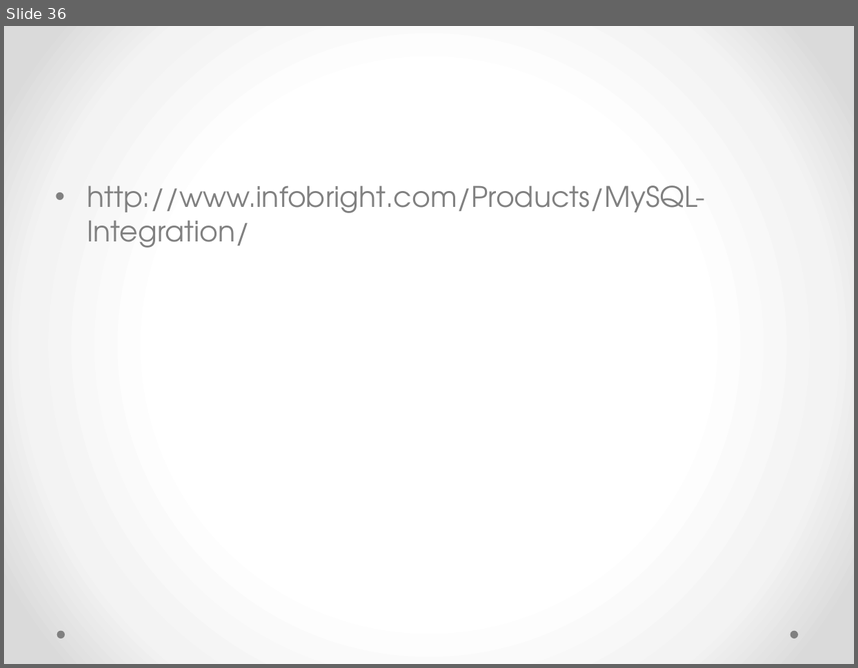
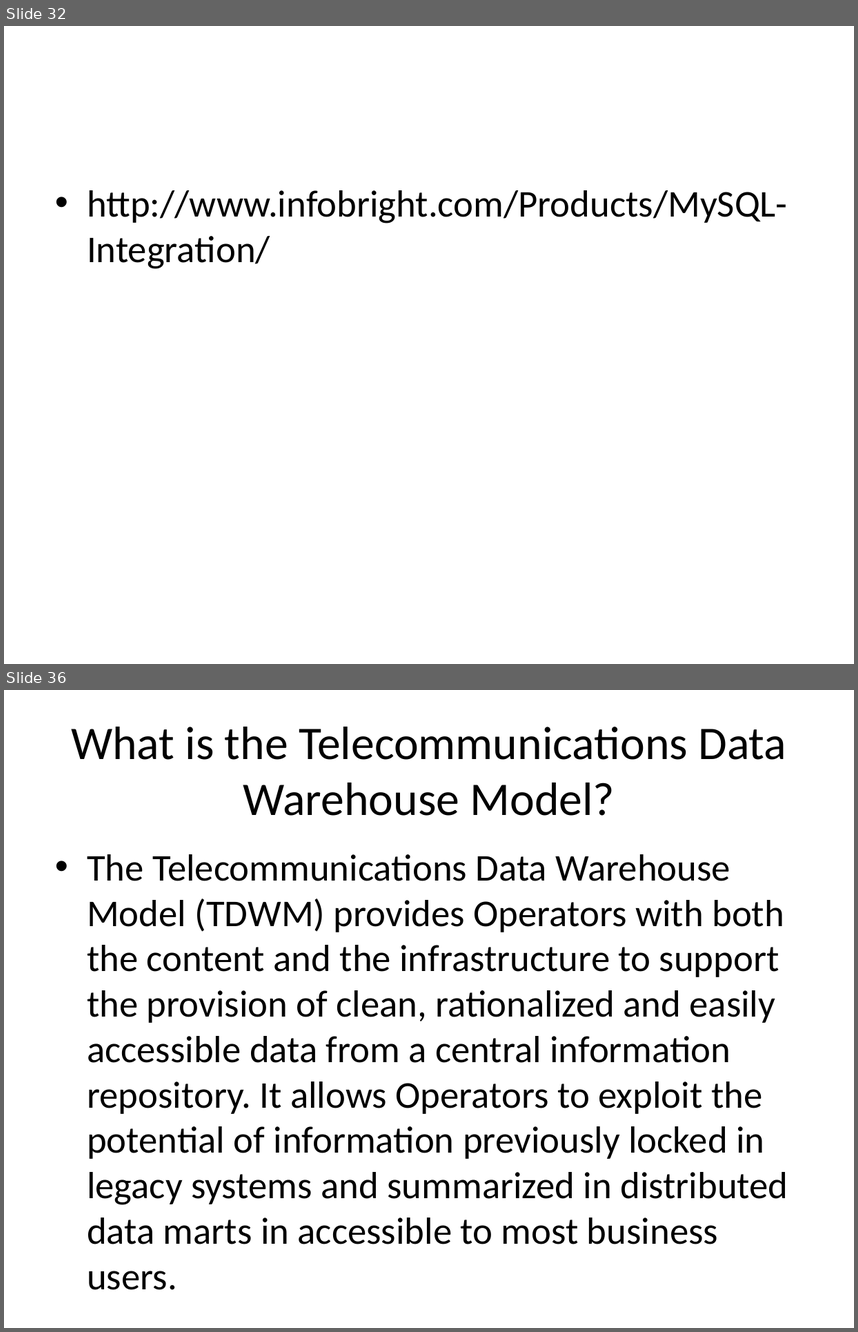
Before and after one commit to passzenith/passzenithproject, a slide deck: DW/Telecommunications and Utilities.pptx. Shown one above the other, each under a label of ours: slide 36 before the commit, slides 32 and 36 after it; the slides between them are not shown. The pictures are 858x668 and 858x1332 pixels, drawn with LibreOffice and Linux fonts; fonts in the diff are those of the drawing. Boxes give left, top, right and bottom in pixels: in the first picture for what was removed or moved away, otherwise in the second. Text is boxed around its words. In the diff, an @@ line names an element or a change of style, - is before the commit and + after.

```diff
--- a/DW/Telecommunications and Utilities.pptx
+++ b/DW/Telecommunications and Utilities.pptx
@@ slide 36 added at box(4, 690, 854, 1328), background #FFFFFF @@
@@ title added at box(71, 727, 786, 816), 39.6 pt, text #000000 @@
+What is the Telecommunications Data Warehouse Model?
@@ text added at box(87, 854, 788, 1244), 32 pt, text #000000 @@
+• The Telecommunications Data Warehouse Model (TDWM) provides Operators with both the content and the infrastructure to support the provision of clean, rationalized and easily accessible data from a central information repository. It allows Operators to exploit the potential of information previously locked in legacy systems and summarized in distributed data marts in accessible to most business users.
@@ what was slide 36 is now slide 32 @@
@@ slide 32 changed as well @@
@@ background gradient #FFFFFF to #F4F4F4 to #DADADA to #FFFFFF @@
@@ text "http://www.infobright.com/Products/MySQL-Integration/" at box(87, 190, 787, 269): size 24 to 32 pt, font TeX Gyre Adventor to Calibri, text colour #808080 to #000000; more space between paragraphs @@
@@ ellipse removed at box(56, 630, 64, 638) @@
@@ ellipse removed at box(791, 630, 798, 638) @@
```
Also in this commit, not shown: 14 other slides changed, 24 other slides added, 22 slides removed.
